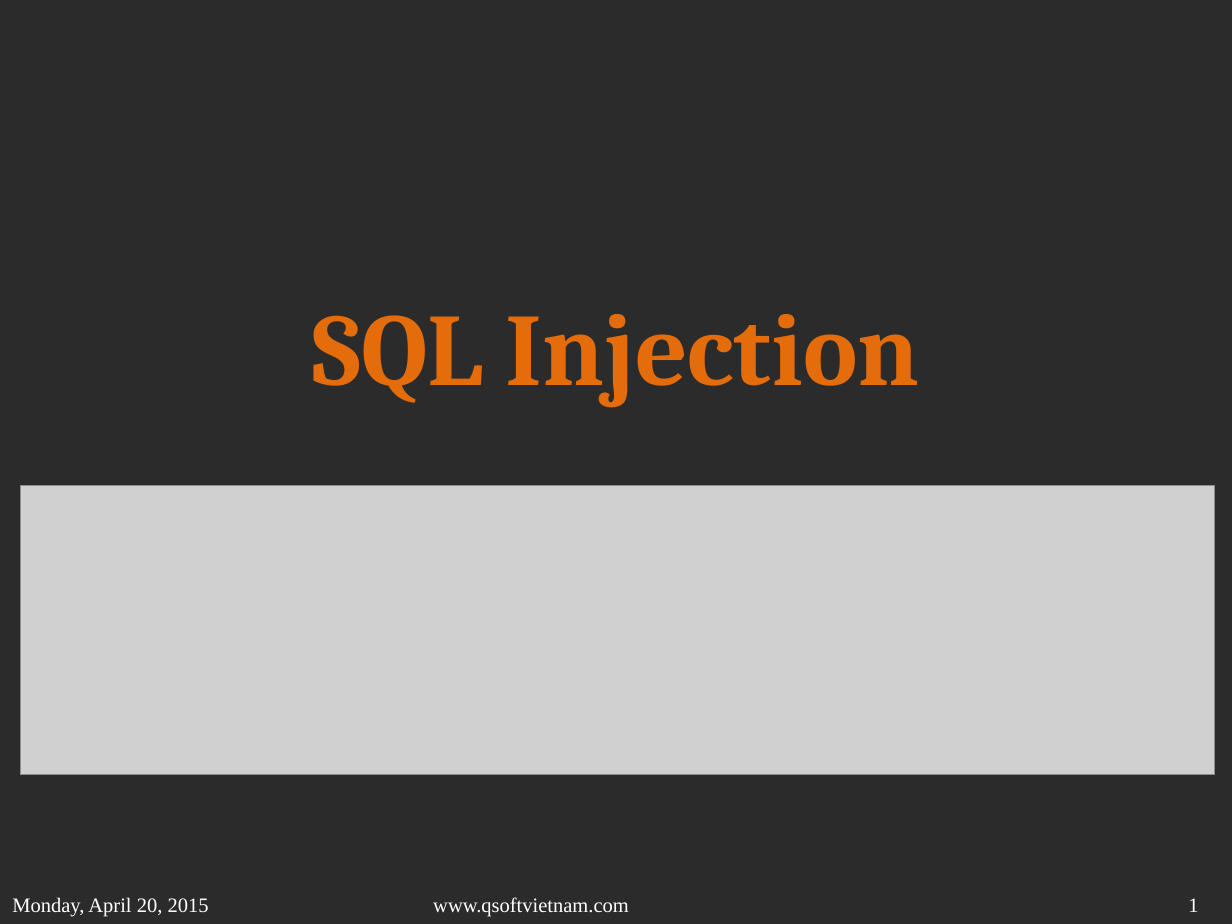
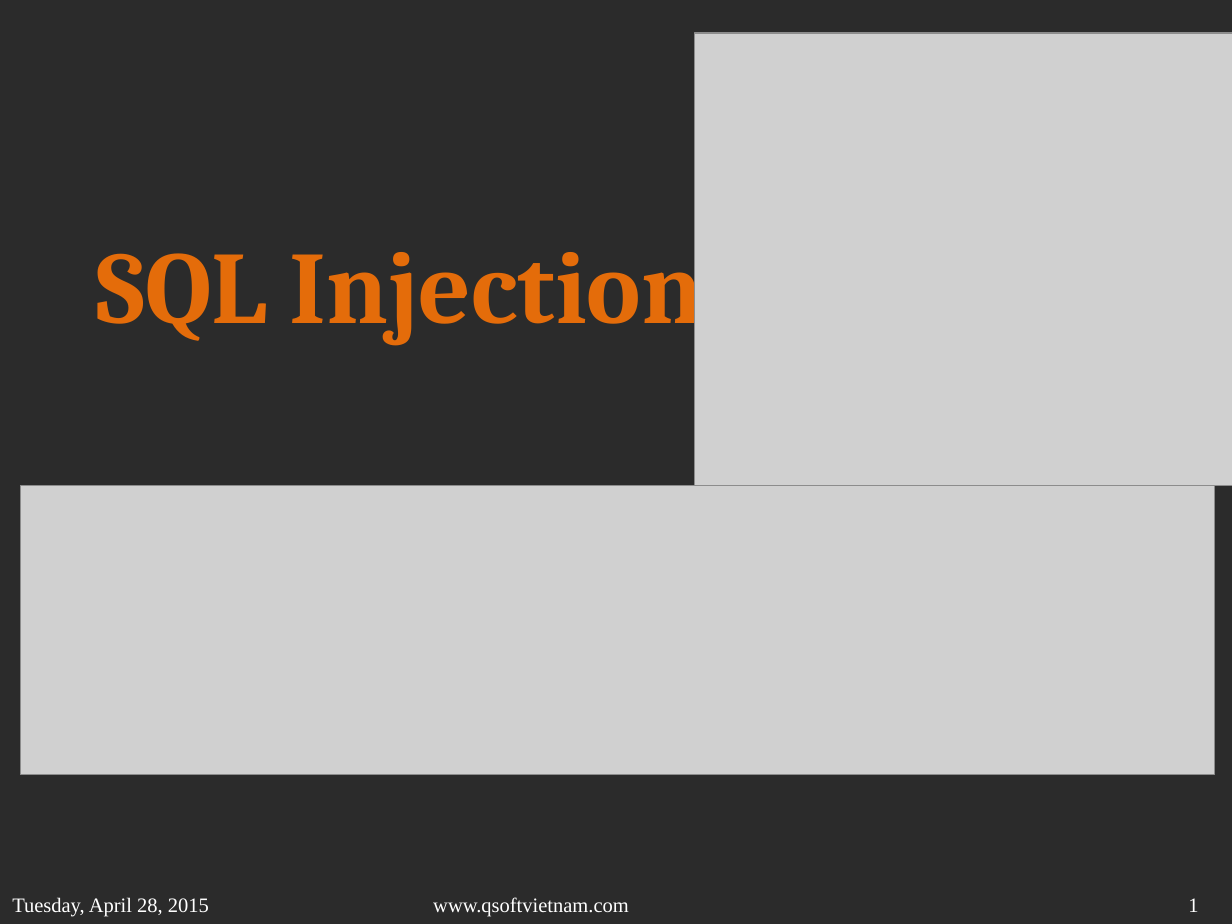
Before and after one commit to sonvq-qsoftvn/sqlinjection, a slide deck: slide 1 of QSoftVietnam_SlideTemplate2014- Sonvq.pptx. Drawn at 1232x924 pixels with LibreOffice and Linux fonts; fonts in the diff are those of the drawing; grey boxes stand for pictures; background and template pictures are left out; a plain dark background stands for a picture behind light text. Boxes give left, top, right and bottom in pixels: in the first picture for what was removed or moved away, otherwise in the second. Text is boxed around its words. In the diff, an @@ line names an element or a change of style, - is before the commit and + after.

Commit message:
commit sql injection

```diff
--- a/QSoftVietnam_SlideTemplate2014- Sonvq.pptx
+++ b/QSoftVietnam_SlideTemplate2014- Sonvq.pptx
@@ picture added at bbox=[695, 33, 1232, 485] @@
@@ title "SQL Injection" rewrapped from bbox=[313, 314, 920, 407] to bbox=[96, 229, 704, 345] @@
@@ text at bbox=[12, 897, 209, 917]: text changed @@
-Monday, April 20, 2015
+Tuesday, April 28, 2015
```
Also in this commit, not shown: 6 other slides changed, 16 slides added, 18 other files.
